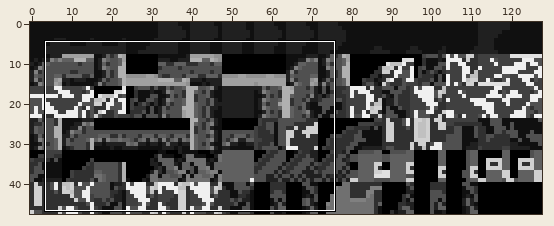
One commit to this sprite sheet: data/tilesets/secondary/route_204/tiles.png. Above: a wide view before the commit, with the close-up outlined.
Close-up. Before the commit:
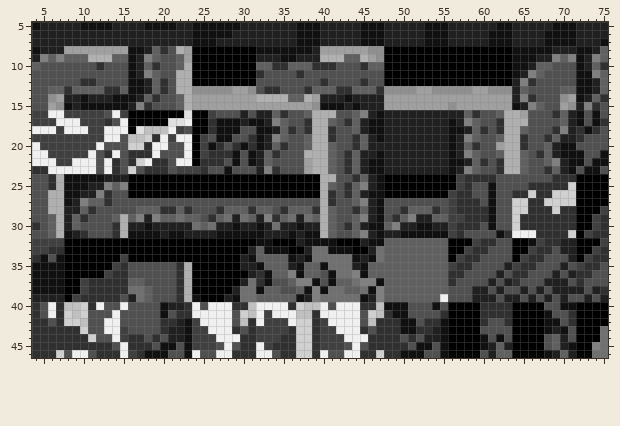
The file is 128x48 pixels. Shown: x 4..75, y 5..46.
The same view after the edit:
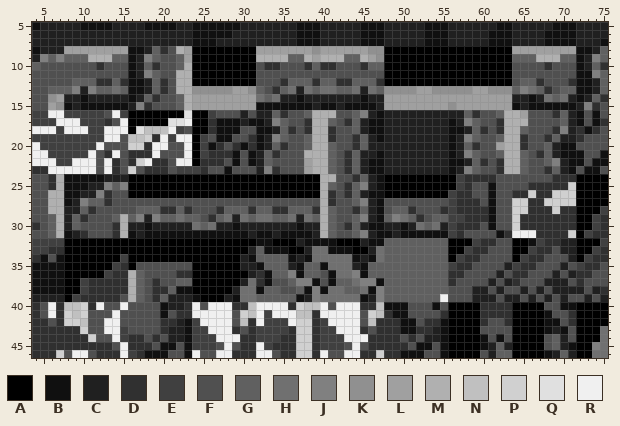
Palette (. is transparent): A #000000  B #101010  C #202020  D #303030  E #404040  F #505050  G #606060  H #707070  J #808080  K #909090  L #a0a0a0  M #b0b0b0  N #c0c0c0  P #d0d0d0  Q #e0e0e0  R #f0f0f0
Diff:
Changed rows in their new state; - is an unchanged pixel.
first column x 8:
 8 ------------------------LLLLLLLK------------------------LLLLLLLL
 9 ------------------------MMMMGGML------------------------GGGMMM-G
10 ------------------------FD-FFFDG------------------------FFFFD---
11 ------------------------F----F--------------------------FFFF----
12 -GGGDDGD-------------------DGGGDGGDDGGGD----------------FGGD---D
13 GJCJ-GH-----------------GF-GHCH-HHGGHCHG----------------GJHGD---
14 ------CC----------------HGHCCBCC---C-B-------------------CBCHGHC
15 ------------------------BBBBBBBC--CB-BB-------------------BBBBBB
first column x 17:
28 -----------------D--------------GGDFFFD
29 ---------------HHG-------------GJHGDF--
30 ---------------C-C-------------CCB-HGH-
31 C--B--BBBB----C-B-B-B-C--------B-------
first column x 16:
35 A-----FF
36 MG-----D
37 M--D--GG
38 MGFDDGBB
39 MGFDGCCC
Where, in picture pixels (left, top, right, bottom), the same in both close-ups:
changed: (256, 46, 384, 110)
changed: (512, 46, 576, 110)
changed: (64, 78, 128, 102)
changed: (248, 206, 320, 238)
changed: (384, 206, 448, 238)
changed: (136, 230, 216, 238)
changed: (128, 262, 192, 302)
